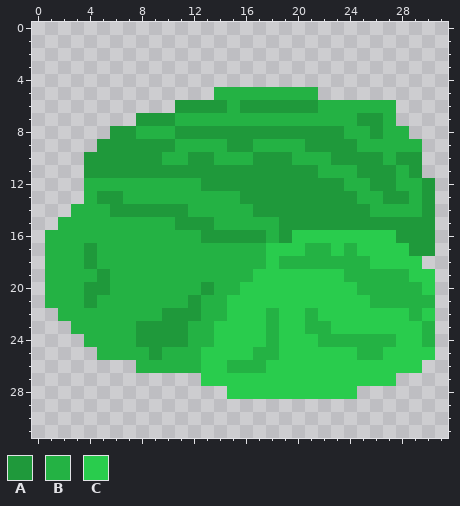
Pixel-art sprite: sprites/spr_bush/layers/17996b20-3c59-4983-bf6b-c39c03e17eca/34c97318-383a-4089-9612-24afd6aa60d4.png. The first picture shows the starting point.
The file is 32x32 pixels.
Palette (. is transparent): A #1f993b  B #24b244  C #29cc4d
Pixels before, first column x 1:
 5 .............BBBBBBBB.........
 6 ..........AAAABAAAAAABBBBBB...
 7 .......AAABBBBBBBBBBBBBBAAB...
 8 .....AABBBAAAAAAAAAAAAABBABB..
 9 ....AAAAAABBBBAABBBBAAAABBBBB.
10 ...AAAAAABBAABBBAAABBBAAAABAA.
11 ...AAAAAAAAAAAAAAAAAABBBAAABA.
12 ...BBBBBBBBBAAAAAAAAAAABBAABBA
13 ...BAABBBBBBBBBAAAAAAAAABBAABA
14 ..BBBAAAAAABBBBBAAAAAAAAABBBBA
15 .BBBBBBBBBAAABBBBBAAAAAAAAAAAA
16 BBBBBBBBBBBBAAAAABACCCCCCCCAAA
17 BBBABBBBBBBBBBBBBCCCBBCBCCCCAA
18 BBBABBBBBBBBBBBBBCBBBBBBBCCCC.
19 BBBBABBBBBBBBBBBCCCCCCCBBBBBCC
20 BBBAABBBBBBBABBCCCCCCCCCBBBBBC
21 BBBABBBBBBBABBCCCCCCCCCCCBBBBB
22 .BBBBBBBBAAABBCCCBCCBCCCCCCCBC
23 ..BBBBBAAAABBCCCCBCCBBCCCCCCCB
24 ...BBBBAAAABBCCCCBCCCBBBBBBCCB
25 ....BBBBABBBCCCCBBCCCCCCBBCCCC
26 .......BBBBBCCBBBCCCCCCCCCCCC.
27 ............CCCCCCCCCCCCCCC...
28 ..............CCCCCCCCCC......
After:
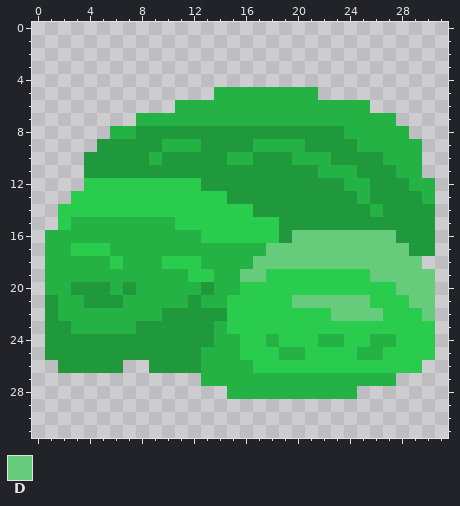
Colours new in this view: D #66cc7c
From old to new:
Colour A now appears in row 22 at x 1; in row 23 at x 1 to 2; in row 24 at x 1 to 3; in row 25 at x 1 to 4; in row 26 at x 2 to 6.
The author changed colour B to colour A in row 8 at x 8 to 10; in row 9 at x 13 to 14; in row 10 at x 10 to 11 and 14; in row 12 at x 28; in row 13 at x 15, 26 and 29; in row 14 at x 27 to 29.
The author changed colour B to colour A in row 20 at x 3 and 7; in row 21 at x 1 and 5 to 6; in row 22 at x 13 to 14; in row 23 at x 12 to 13; in row 24 at x 4 to 7 and 12 to 13; in row 25 at x 5 to 8 and 10 to 12.
The author changed colour B to colour A in row 26 at x 9 to 12.
The author changed colour A to colour B in row 6 at x 11 to 14 and 16 to 21; in row 7 at x 8 to 10 and 25 to 26; in row 8 at x 6 to 7 and 26; in row 9 at x 10; in row 10 at x 9 and 28 to 29; in row 11 at x 29.
The author changed colour A to colour B in rows 12 to 13 at x 30; in row 18 at x 4; in row 19 at x 5.
The author changed colour C to colour B in row 23 at x 14; in row 24 at x 14 to 15; in row 25 at x 13 to 15 and 19 to 20; in row 26 at x 13 to 14; in row 27 at x 13 to 27; in row 28 at x 15 to 24.
Colour C now appears in row 13 at x 3; in row 14 at x 2.
The author changed colour A to colour C in row 13 at x 5 to 6; in row 14 at x 6 to 11; in row 15 at x 11 to 13; in row 16 at x 13 to 17; in row 17 at x 4.
The author changed colour B to colour C in row 12 at x 4 to 12; in row 13 at x 4 and 7 to 14; in row 14 at x 3 to 5 and 12 to 16; in row 15 at x 2 and 14 to 18; in row 16 at x 18; in row 17 at x 3 and 5.
The author changed colour B to colour C in row 18 at x 6 and 10 to 12; in row 19 at x 12 to 13 and 24 to 25; in row 20 at x 25 to 27; in row 21 at x 26 to 28; in row 22 at x 18, 21 and 29; in row 23 at x 18, 21 to 22 and 30.
The author changed colour B to colour C in row 24 at x 24 to 25 and 30; in row 25 at x 17 to 18; in row 26 at x 17.
The author changed colour B to colour D in row 17 at x 21 to 22 and 24; in row 18 at x 17 and 19 to 25; in row 19 at x 16 and 26 to 28; in row 20 at x 28 to 29; in row 21 at x 29 to 30.
The author changed colour C to colour D in row 16 at x 20 to 27; in row 17 at x 18 to 20, 23 and 25 to 28; in row 18 at x 18 and 26 to 29; in row 19 at x 17 and 29 to 30; in row 20 at x 30; in row 21 at x 20 to 25.
The author changed colour C to colour D in row 22 at x 23 to 26 and 30.
Colour B is removed in row 6 at x 26 to 27; in row 26 at x 8.
Where, in picture pixels (left, top, right, bottom), the same in both pictures:
changed: (45, 100, 435, 399)
